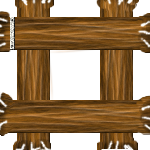
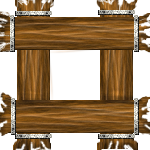
Layered file, before and after one edit (150 x 150). Changes by layer:
added layer "Neue Ebene#2" above "Neue Ebene#1" over [15, 10, 135, 139]
painted on "Neue Ebene#1" over [10, 15, 139, 135]
painted on "Neue Ebene" over [0, 0, 150, 140]
